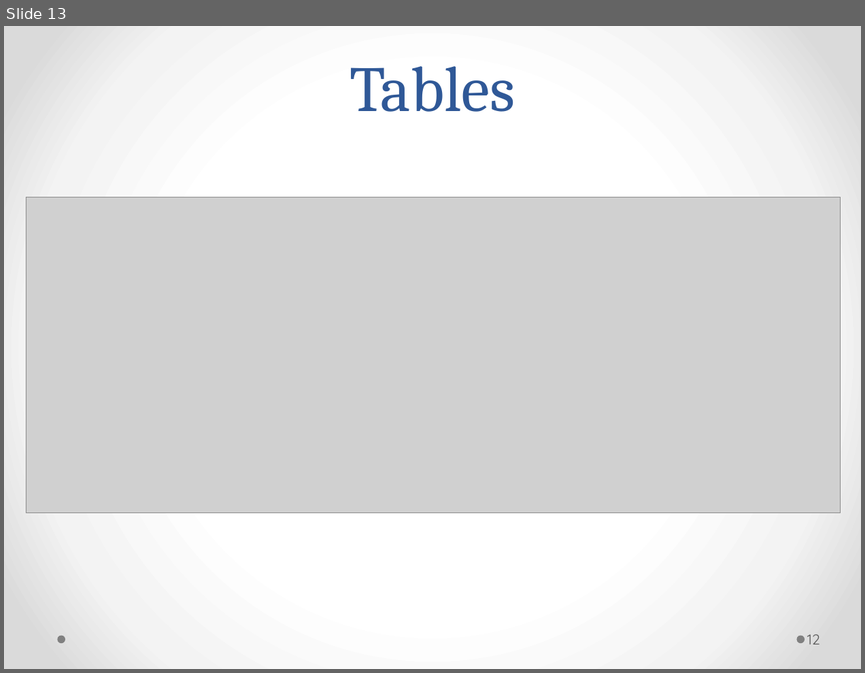
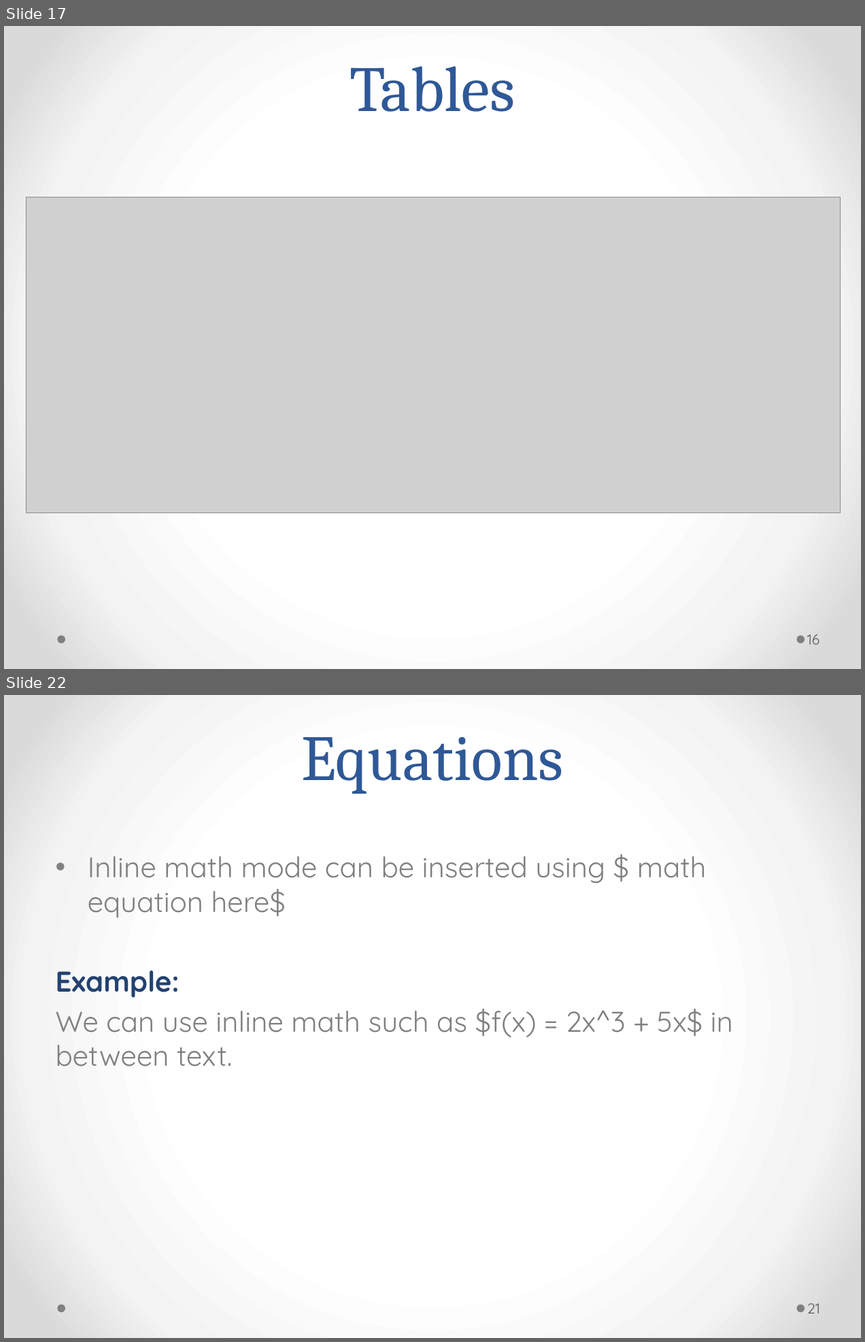
Before and after one commit to Andromedanita/Latex_workshop, a slide deck: Mine.pptx. Shown one above the other, each under a label of ours: slide 13 before the commit, slides 17 and 22 after it; the slides between them are not shown. The pictures are 865x673 and 865x1342 pixels, drawn with LibreOffice and Linux fonts; fonts in the diff are those of the drawing; grey boxes stand for pictures. Boxes give left, top, right and bottom in pixels: in the first picture for what was removed or moved away, otherwise in the second. Text is boxed around its words. In the diff, an @@ line names an element or a change of style, - is before the commit and + after.

```diff
--- a/Mine.pptx
+++ b/Mine.pptx
@@ slide 22 added at <box>4,695,861,1338</box>, background gradient #FFFFFF to #F4F4F4 to #DADADA; not listed: 2 template elements that a slide beside it also shows @@
@@ title added at <box>301,736,564,794</box>, 54 pt, text #2F5897 @@
+Equations
@@ text added at <box>56,856,733,1066</box>, 24 pt, text #808080 @@
+• Inline math mode can be inserted using $ math equation here$
+Example:
+We can use inline math such as $f(x) = 2x^3 + 5x$ in between text.
@@ page number added at <box>807,1303,820,1313</box>, 12 pt, text #595959 @@
+21
@@ what was slide 13 is now slide 17 @@
@@ page number at <box>807,634,819,644</box>: text changed @@
-12
+16
```
Also in this commit, not shown: 5 slides changed, 14 other slides added.
